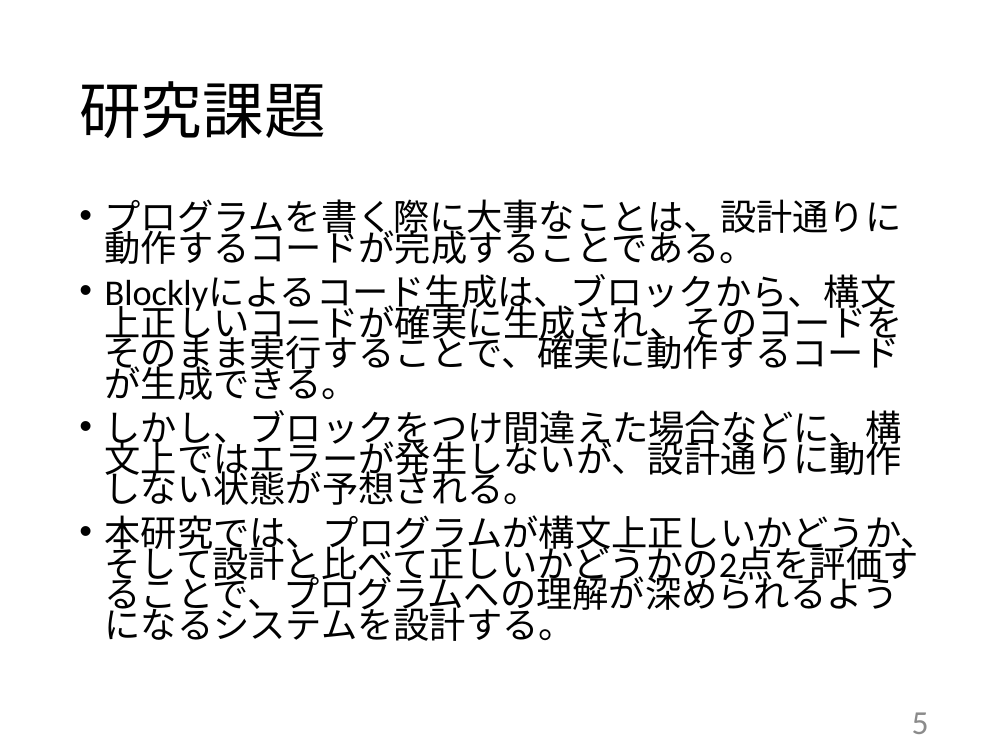
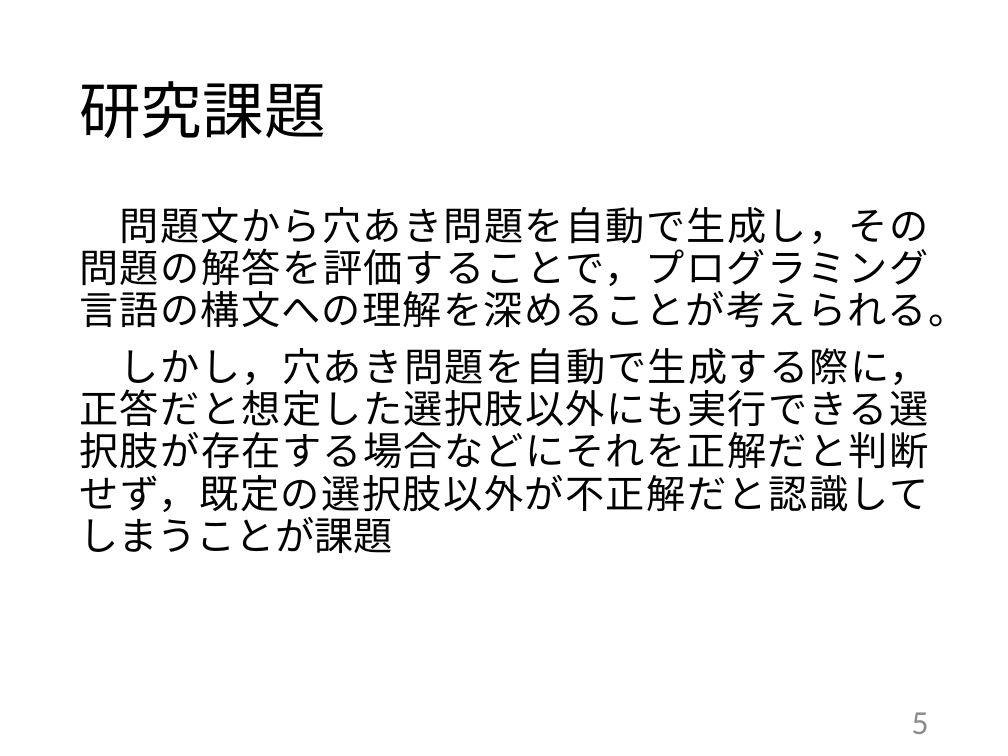
Before and after one commit to kait-takanolab/1821121-shimaoka-thesis, a slide deck: slide 5 of 1821121_shimaoka_sotsuken.pptx. Drawn at 1008x756 pixels with LibreOffice and Linux fonts; fonts in the diff are those of the drawing. Boxes give left, top, right and bottom in pixels: in the first picture for what was removed or moved away, otherwise in the second. Text is boxed around its words. In the diff, an @@ line names an element or a change of style, - is before the commit and + after.

```diff
--- a/1821121_shimaoka_sotsuken.pptx
+++ b/1821121_shimaoka_sotsuken.pptx
@@ text at [79, 207, 967, 553]: text changed; size 25.9 to 28 pt @@
-• プログラムを書く際に大事なことは、設計通りに動作するコードが完成することである。
-• Blocklyによるコード生成は、ブロックから、構文上正しいコードが確実に生成され、そのコードをそのまま実行することで、確実に動作するコードが生成できる。
-• しかし、ブロックをつけ間違えた場合などに、構文上ではエラーが発生しないが、設計通りに動作しない状態が予想される。
-• 本研究では、プログラムが構文上正しいかどうか、そして設計と比べて正しいかどうかの2点を評価することで、プログラムへの理解が深められるようになるシステムを設計する。
+問題文から穴あき問題を自動で生成し，その問題の解答を評価することで，プログラミング言語の構文への理解を深めることが考えられる。
+しかし，穴あき問題を自動で生成する際に，正答だと想定した選択肢以外にも実行できる選択肢が存在する場合などにそれを正解だと判断せず，既定の選択肢以外が不正解だと認識してしまうことが課題
```
Also in this commit, not shown: 4 other slides changed, 2 slides added, 2 other files.
